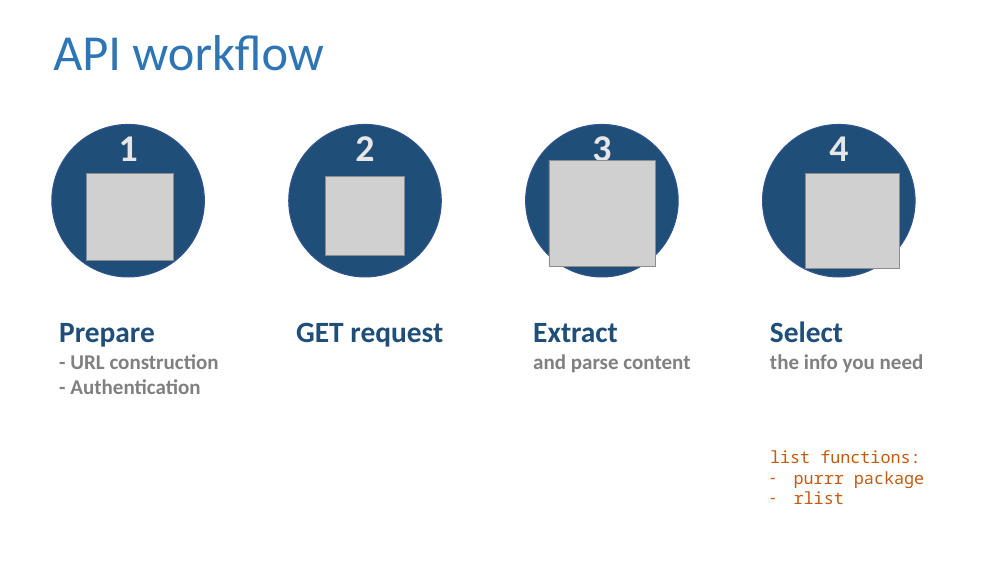
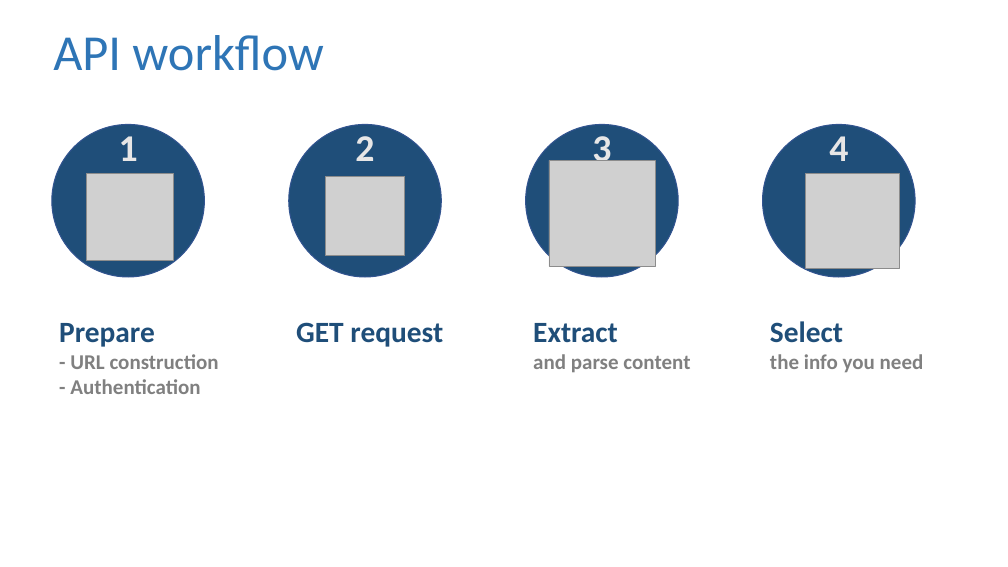
Before and after one commit to suzanbaert/2018_RLadiesWorkshop_API_Webscraping, a slide deck: slide 3 of images/Images_pptx.pptx (slide 2 before the commit). Drawn at 1008x567 pixels with LibreOffice and Linux fonts; fonts in the diff are those of the drawing; grey boxes stand for pictures. Boxes give left, top, right and bottom in pixels: in the first picture for what was removed or moved away, otherwise in the second. Text is boxed around its words. In the diff, an @@ line names an element or a change of style, - is before the commit and + after.

```diff
--- a/images/Images_pptx.pptx
+++ b/images/Images_pptx.pptx
@@ text removed at bbox=[770, 450, 924, 504] @@
-list functions:
-– purrr package
-– rlist
```
Also in this commit, not shown: 2 slides added, 1 slide removed, 13 other files.
